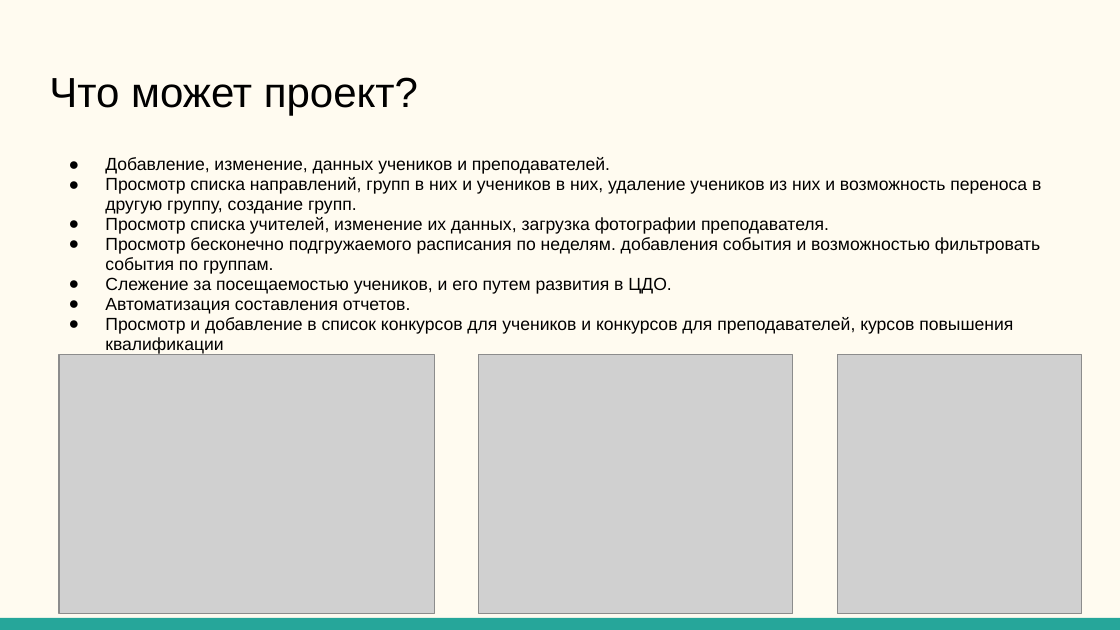
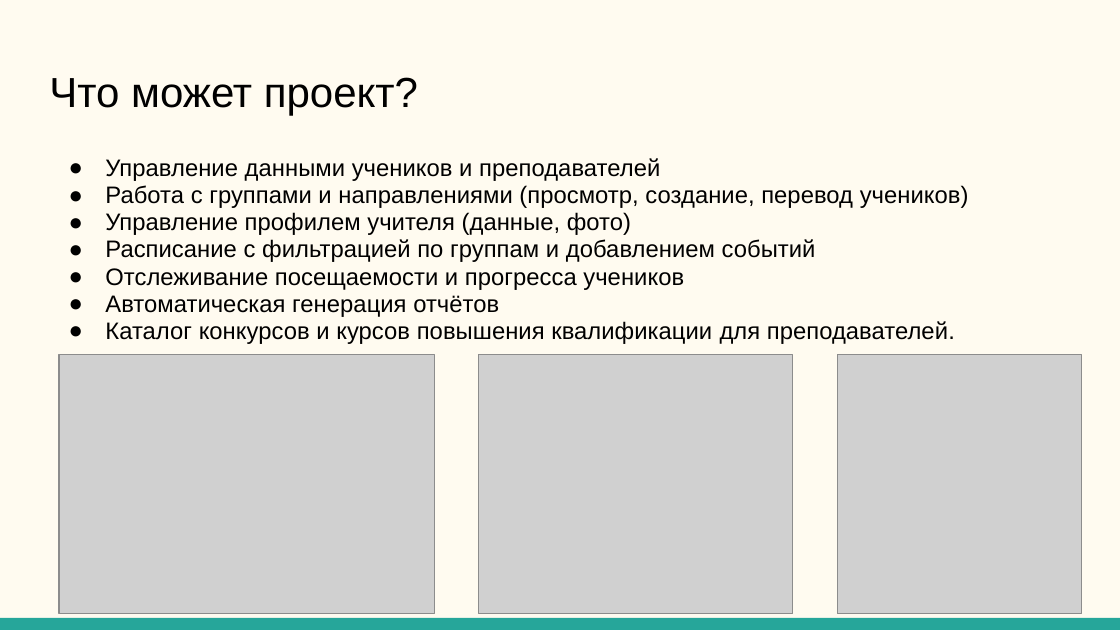
Before and after one commit to qu-een-li/CRM_CAE_IT-CUBE_Vladikavkaz, a slide deck: slide 5 of CRM для Центров Дополнительного образования.pptx. Drawn at 1120x630 pixels with LibreOffice and Linux fonts; fonts in the diff are those of the drawing; grey boxes stand for pictures. Boxes give left, top, right and bottom in pixels: in the first picture for what was removed or moved away, otherwise in the second. Text is boxed around its words. In the diff, an @@ line names an element or a change of style, - is before the commit and + after.

```diff
--- a/CRM для Центров Дополнительного образования.pptx
+++ b/CRM для Центров Дополнительного образования.pptx
@@ text at box(105, 158, 969, 344): text changed; size 11.2 to 15.3 pt @@
-● Добавление, изменение, данных учеников и преподавателей.
-● Просмотр списка направлений, групп в них и учеников в них, удаление учеников из них и возможность переноса в другую группу, создание групп.
-● Просмотр списка учителей, изменение их данных, загрузка фотографии преподавателя.
-● Просмотр бесконечно подгружаемого расписания по неделям. добавления события и возможностью фильтровать события по группам.
-● Слежение за посещаемостью учеников, и его путем развития в ЦДО.
-● Автоматизация составления отчетов.
-● Просмотр и добавление в список конкурсов для учеников и конкурсов для преподавателей, курсов повышения квалификации
+● Управление данными учеников и преподавателей
+● Работа с группами и направлениями (просмотр, создание, перевод учеников)
+● Управление профилем учителя (данные, фото)
+● Расписание с фильтрацией по группам и добавлением событий
+● Отслеживание посещаемости и прогресса учеников
+● Автоматическая генерация отчётов
+● Каталог конкурсов и курсов повышения квалификации для преподавателей.
```
Also in this commit, not shown: 4 other slides changed, 1 other file.
